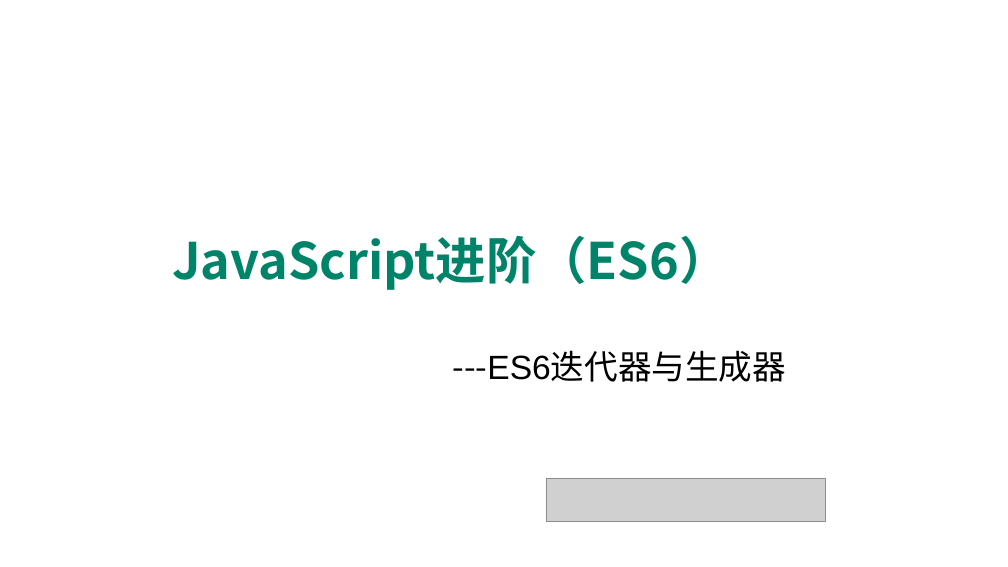
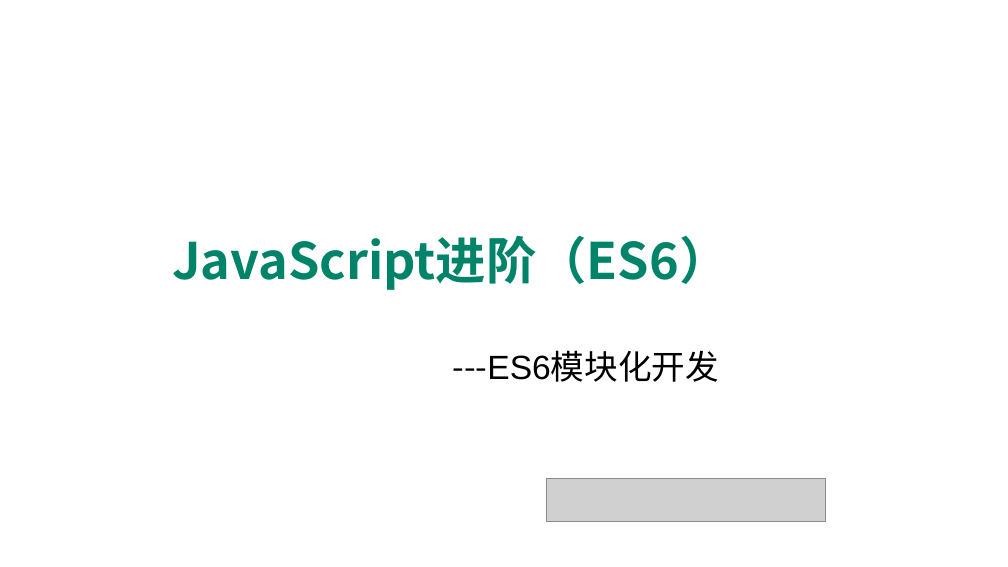
Before and after one commit to edu2act/course-javascript-advanced, a slide deck: slide 1 of 课程PPT/35.ES6模块化开发.pptx. Drawn at 1008x567 pixels with LibreOffice and Linux fonts; fonts in the diff are those of the drawing; grey boxes stand for pictures; background and template pictures are left out. Boxes give left, top, right and bottom in pixels: in the first picture for what was removed or moved away, otherwise in the second. Text is boxed around its words. In the diff, an @@ line names an element or a change of style, - is before the commit and + after.

```diff
--- a/课程PPT/35.ES6模块化开发.pptx
+++ b/课程PPT/35.ES6模块化开发.pptx
@@ text at (452, 350, 719, 382): text changed @@
----ES6迭代器与生成器
+---ES6模块化开发
```
Also in this commit, not shown: 1 other slide changed, 9 other files.
